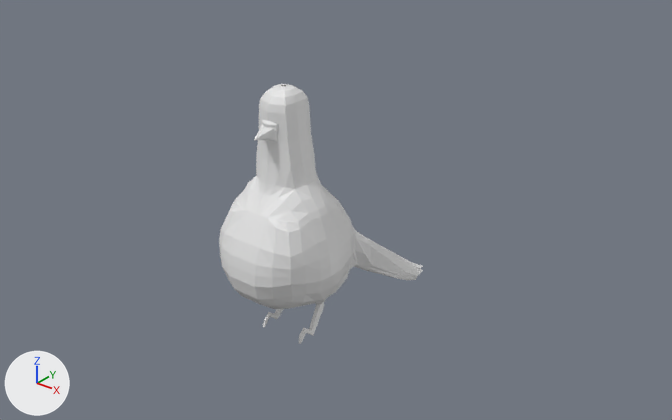
Renders of the Blender file 3D/WILSONNNN!!!!.blend from each side of a commit.
Rendered twice from a camera (50 mm lens) standing at (4.03, -4.46, 2.82) and looking at (0.16, 0.38, -0.18). Every picture has the same lights, and +X, +Y and +Z are marked at lower left.

The older version as bpy lines, for what is in view:
```python
me_cube_001 = bpy.data.meshes.new('Cube.001')
me_cube_001.from_pydata(...)  # 500 vertices, 468 faces; spans x 0.0..1.4, y -1.27..3.04, z -1.98..3.25
ob_cube = bpy.data.objects.new('Cube', me_cube_001)
ob_cube.location = (0.0, 0.0, -0.369)
ob_cube.scale = (0.372, 0.372, 0.372)
_m = ob_cube.modifiers.new('Mirror', 'MIRROR')
_m.use_clip = True
```
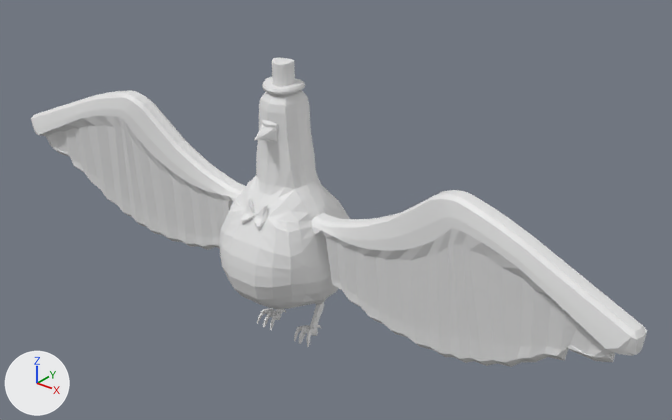
What differs and where, as boxes (x1, y1, x2, y2) in the pictures (672 x 420 px):
'Cube', reshaped, modifiers changed (201% wider, 19% taller): before (219, 84, 423, 344); after (31, 57, 647, 367)
part 1 of me_cube_001, added: after (262, 57, 305, 95)
part 2 of me_cube_001, built on: before (247, 207, 342, 328); after (31, 90, 647, 367)

Edits to the bpy script that builds the scene:
```text
Change me_cube_001:
    used by ob_cube; location = (0.0, 0.0, -0.369); scale = (0.372, 0.372, 0.372)
    remove me_cube_001.from_pydata(...)  # 500 vertices, 468 faces; spans x 0.0..1.4, y -1.27..3.04, z -1.98..3.25
    add me_cube_001.from_pydata(...)  # 2951 vertices, 2946 faces, 2 loose edges; spans x -7.27..7.27, y -1.27..3.04, z -2.02..3.73
    me_cube_001 part 1: a new loose piece of 122 vertices spanning x -0.38..0.38, y -0.34..0.43, z 3.2..3.73
    me_cube_001 part 2: 3 vertices moved from x 0.35..1.08, y -0.07..0.49, z -1.44..0.93 to x 0.35..1.04, y -0.07..0.49, z -1.47..0.97; 5 vertices removed from x 0.0..1.07, y -0.87..0.19, z 0.51..0.93; 2334 vertices added at x -7.27..7.27, y -1.27..3.04, z -2.02..3.25
Change ob_cube:
    remove _m = ob_cube.modifiers.new('Mirror', 'MIRROR')
    remove _m.use_clip = True
```
